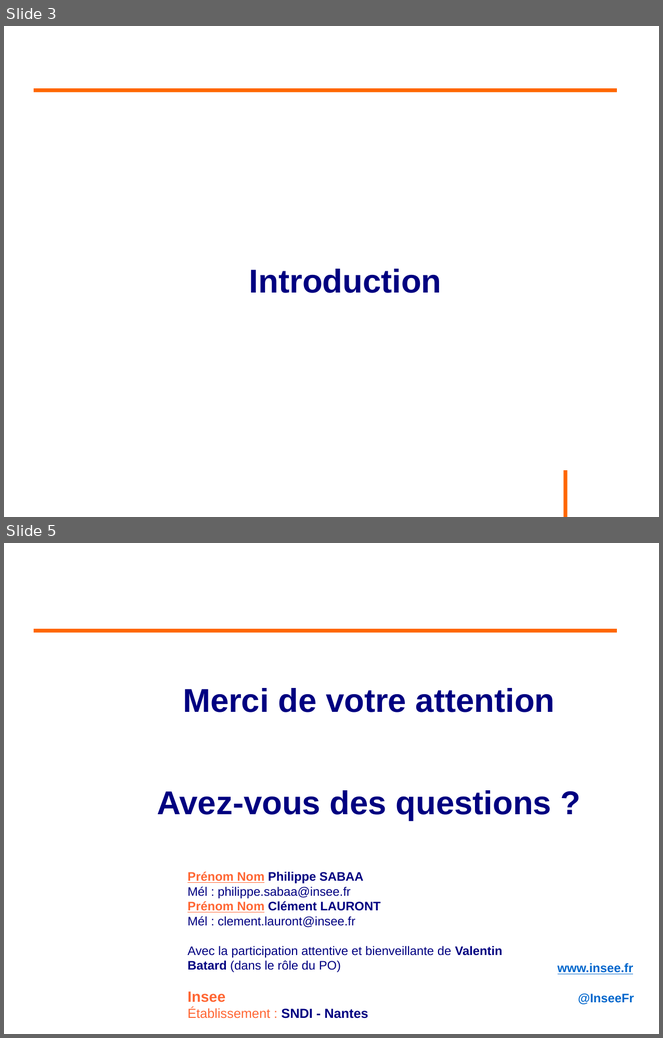
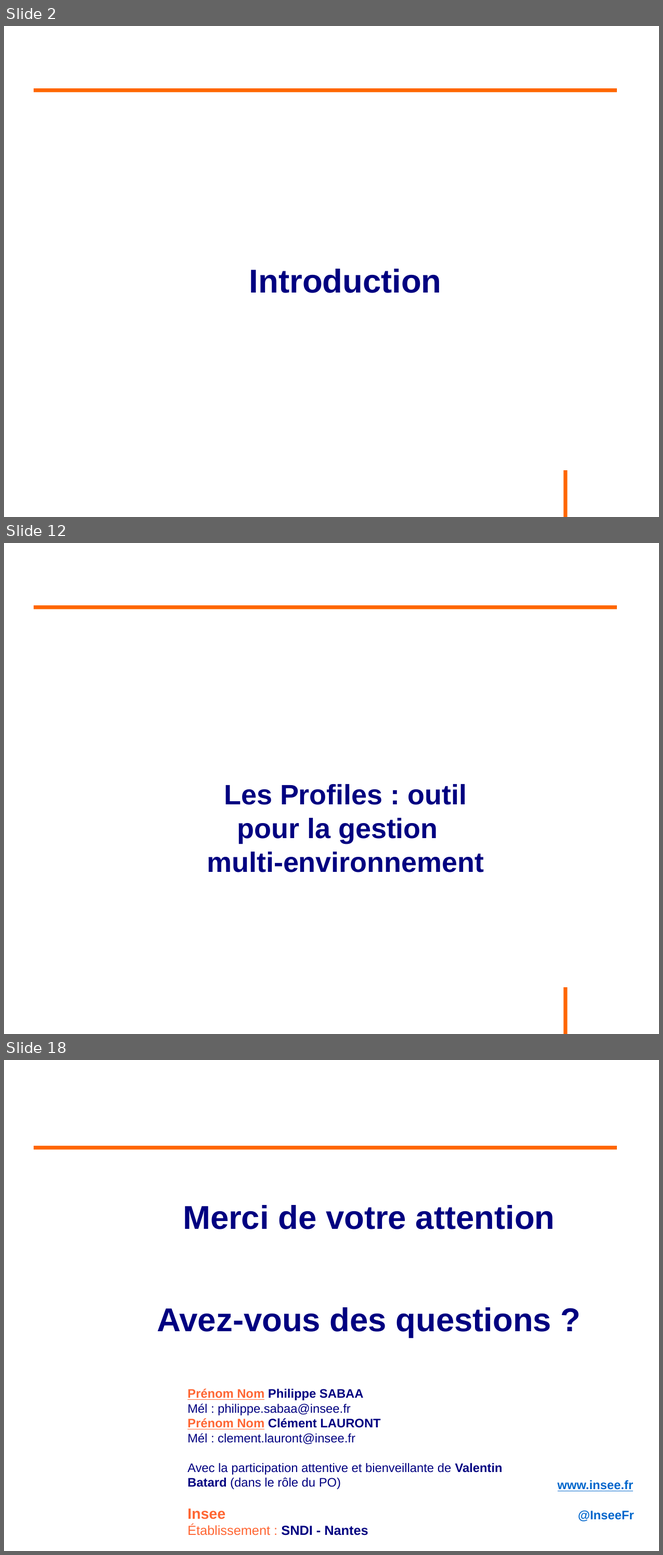
Before and after one commit to philphils/formation-spring, a slide deck: Documentation/diapo_formation_spring_property.odp. Shown one above the other, each under a label of ours: slides 3 and 5 before the commit, slides 2, 12 and 18 after it; the slides between them are not shown. The pictures are 663x1038 and 663x1555 pixels, drawn with LibreOffice and Linux fonts; fonts in the diff are those of the drawing; background and template pictures are left out. Boxes give left, top, right and bottom in pixels: in the first picture for what was removed or moved away, otherwise in the second. Text is boxed around its words. In the diff, an @@ line names an element or a change of style, - is before the commit and + after.

```diff
--- a/Documentation/diapo_formation_spring_property.odp
+++ b/Documentation/diapo_formation_spring_property.odp
@@ slide 12 added at (4, 543, 659, 1034), background #FFFFFF; not listed: 1 template element that a slide beside it also shows @@
@@ line added from (34, 607) to (618, 607), #FF6600 4.54 pt @@
@@ text added at (207, 784, 484, 873), 34 pt, text #000080, bold @@
+Les Profiles : outil pour la gestion multi-environnement
@@ what was slide 3 is now slide 2 @@
@@ what was slide 5 is now slide 18 @@
```
Also in this commit, not shown: 1 slide changed, 14 other slides added, 2 slides removed.
